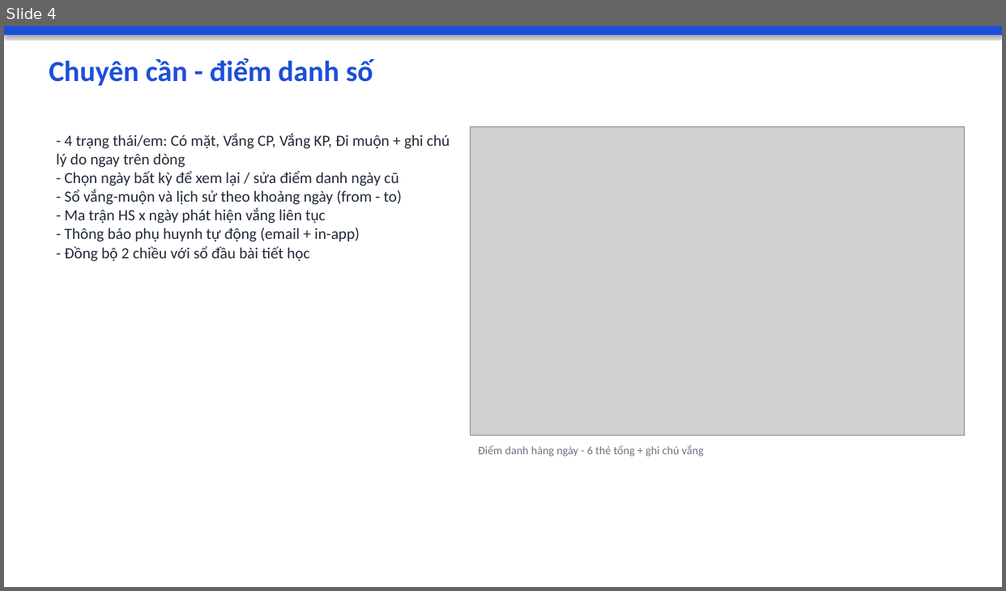
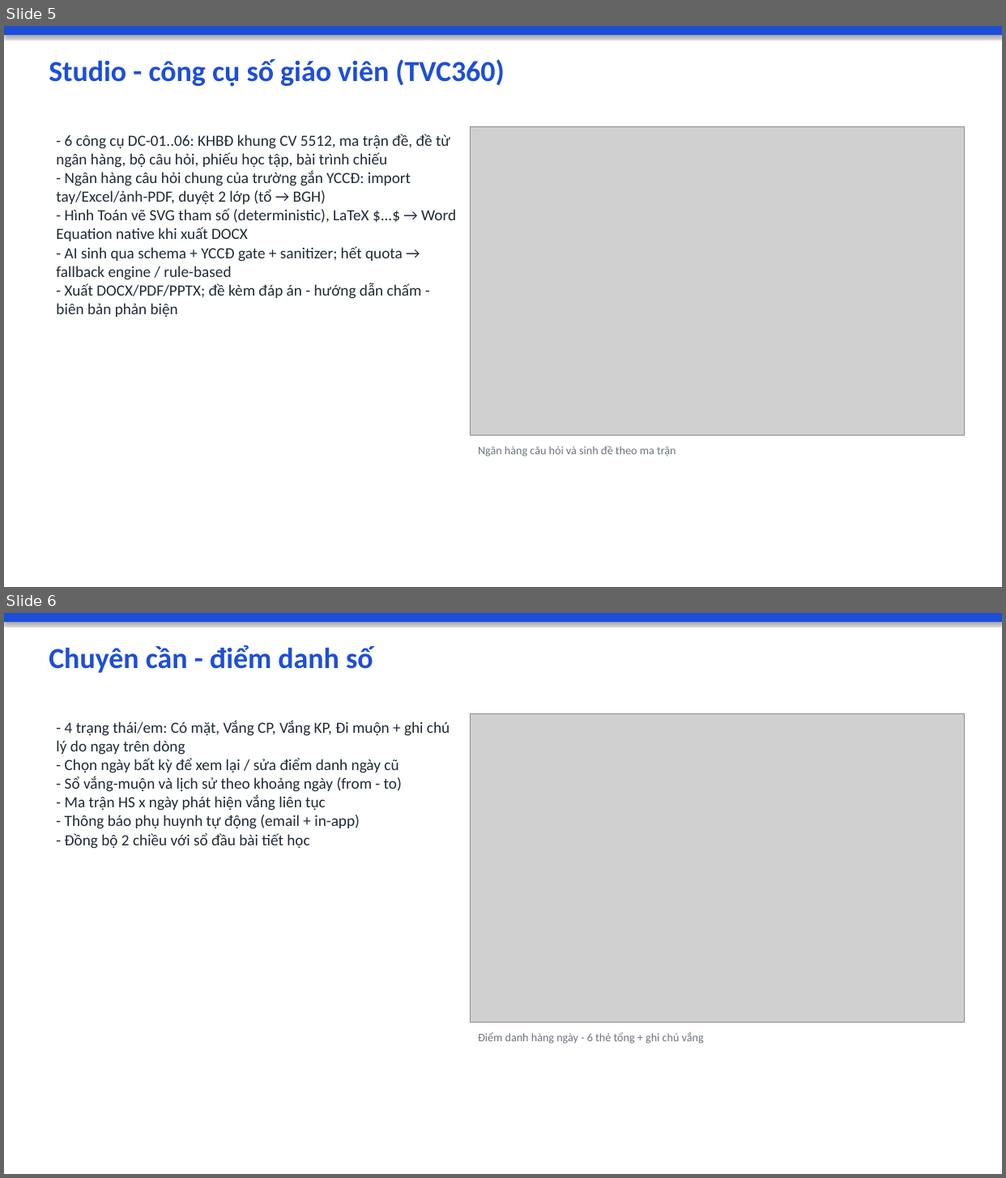
Before and after one commit to saintzzz/so-chu-nhiem-so, a slide deck: docs/user-guide/SO-CHU-NHIEM-SO-GIOI-THIEU.pptx. Shown one above the other, each under a label of ours: slide 4 before the commit, slides 5 and 6 after it. The pictures are 1006x591 and 1006x1178 pixels, drawn with LibreOffice and Linux fonts; fonts in the diff are those of the drawing; grey boxes stand for pictures. Boxes give left, top, right and bottom in pixels: in the first picture for what was removed or moved away, otherwise in the second. Text is boxed around its words. In the diff, an @@ line names an element or a change of style, - is before the commit and + after.

```diff
--- a/docs/user-guide/SO-CHU-NHIEM-SO-GIOI-THIEU.pptx
+++ b/docs/user-guide/SO-CHU-NHIEM-SO-GIOI-THIEU.pptx
@@ slide 5 added at [4,26,1002,587], background #FFFFFF @@
@@ rectangle added at [4,26,1002,35], fill #1D4ED8 @@
@@ text added at [49,59,504,87], 28 pt, text #1D4ED8, bold @@
+Studio - công cụ số giáo viên (TVC360)
@@ text added at [56,134,456,317], 15 pt, text #1F2937 @@
+- 6 công cụ DC-01..06: KHBĐ khung CV 5512, ma trận đề, đề từ ngân hàng, bộ câu hỏi, phiếu học tập, bài trình chiếu
+- Ngân hàng câu hỏi chung của trường gắn YCCĐ: import tay/Excel/ảnh-PDF, duyệt 2 lớp (tổ → BGH)
+- Hình Toán vẽ SVG tham số (deterministic), LaTeX $...$ → Word Equation native khi xuất DOCX
+- AI sinh qua schema + YCCĐ gate + sanitizer; hết quota → fallback engine / rule-based
+- Xuất DOCX/PDF/PPTX; đề kèm đáp án - hướng dẫn chấm - biên bản phản biện
@@ picture added at [471,127,965,436] @@
@@ text added at [478,446,676,457], 11 pt, text #6B7280 @@
+Ngân hàng câu hỏi và sinh đề theo ma trận
@@ what was slide 4 is now slide 6 @@
```
Also in this commit, not shown: 4 slides changed, 1 other slide added, 4 other files.
